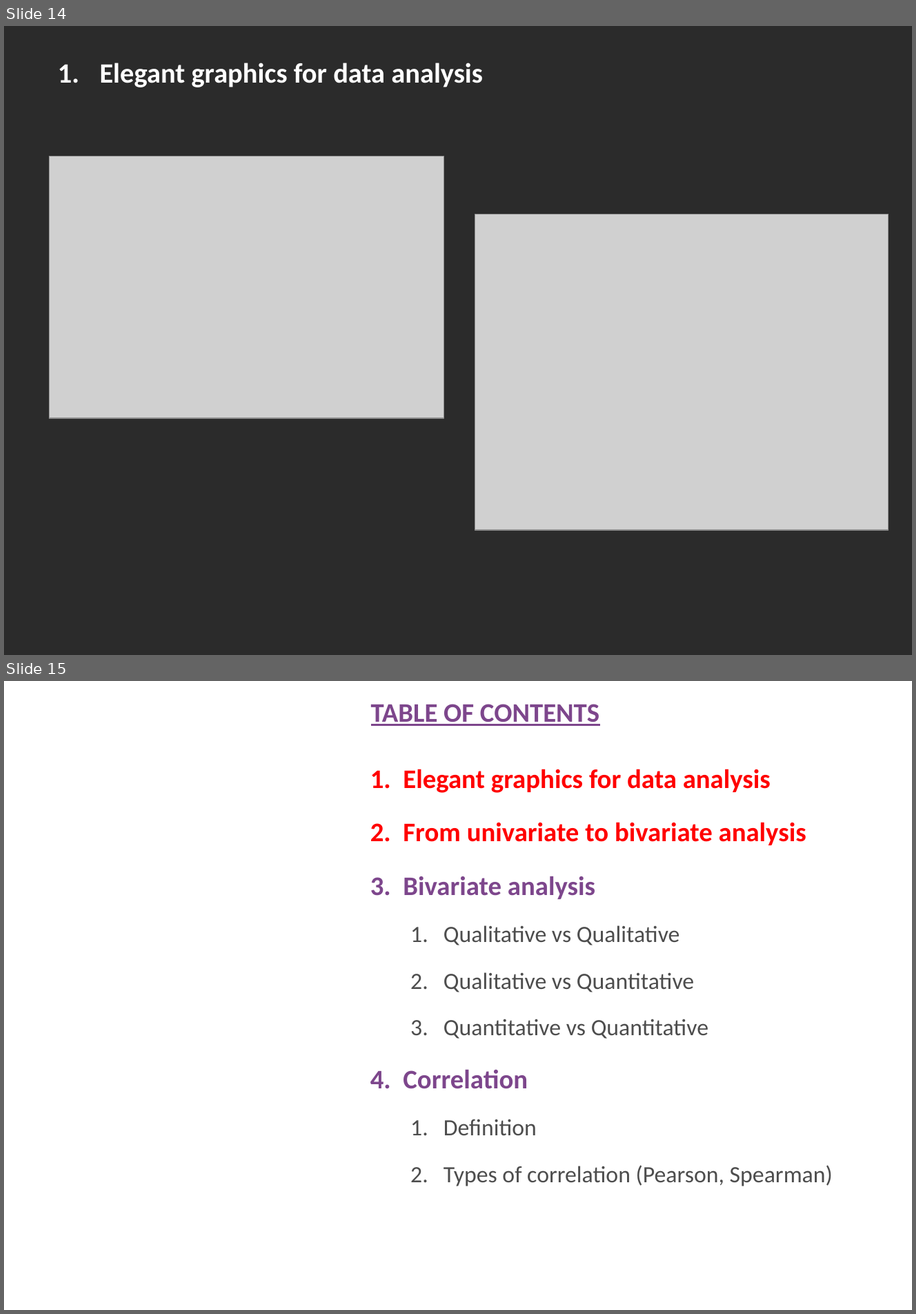
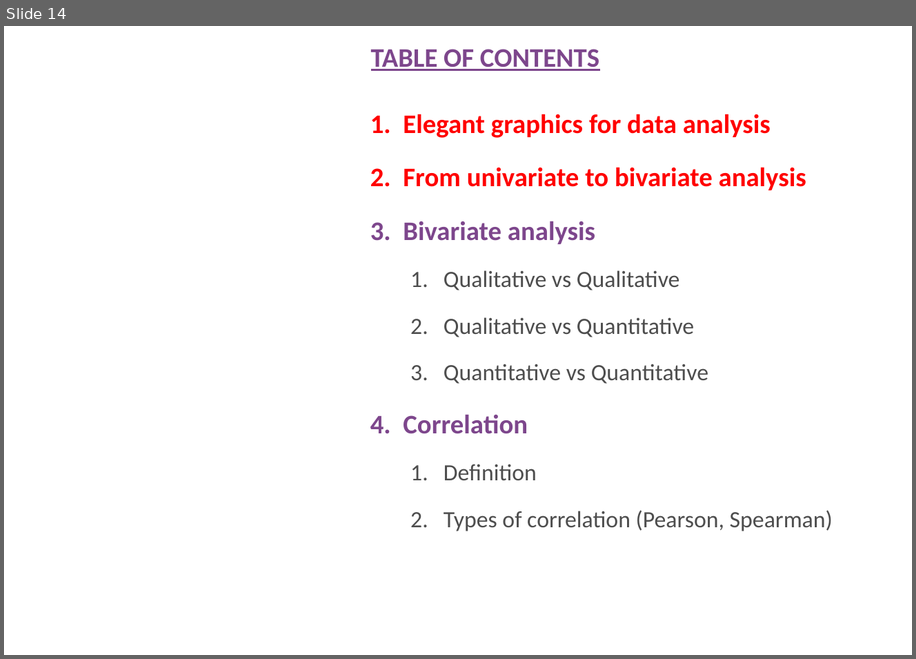
Before and after one commit to uebvhir/Course2020_Statistical-Analysis-with-R, a slide deck: Slides/StatisticsWithR-3-Exploratory_Analysis_II_And_Graphics.pptx. Shown one above the other, each under a label of ours: slides 14 and 15 before the commit, slide 14 after it. The pictures are 916x1314 and 916x659 pixels, drawn with LibreOffice and Linux fonts; fonts in the diff are those of the drawing; grey boxes stand for pictures; background and template pictures are left out; a plain dark background stands for a picture behind light text. Boxes give left, top, right and bottom in pixels: in the first picture for what was removed or moved away, otherwise in the second. Text is boxed around its words. In the diff, an @@ line names an element or a change of style, - is before the commit and + after.

```diff
--- a/Slides/StatisticsWithR-3-Exploratory_Analysis_II_And_Graphics.pptx
+++ b/Slides/StatisticsWithR-3-Exploratory_Analysis_II_And_Graphics.pptx
@@ slide 14 removed at (4, 26, 912, 655), background picture (left out) @@
@@ title removed at (100, 63, 483, 87) @@
-1. Elegant graphics for data analysis
@@ picture removed at (50, 156, 444, 419) @@
@@ picture removed at (475, 214, 889, 530) @@
@@ what was slide 15 is now slide 14 @@
```
Also in this commit, not shown: 4 slides changed, 5 other slides removed, 1 other file.
